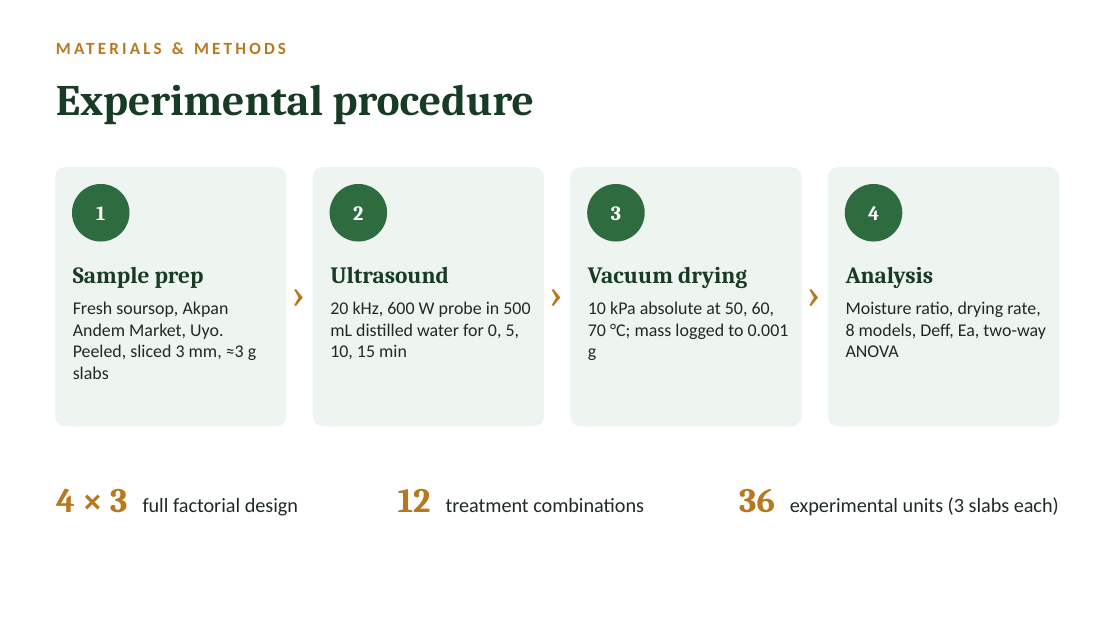
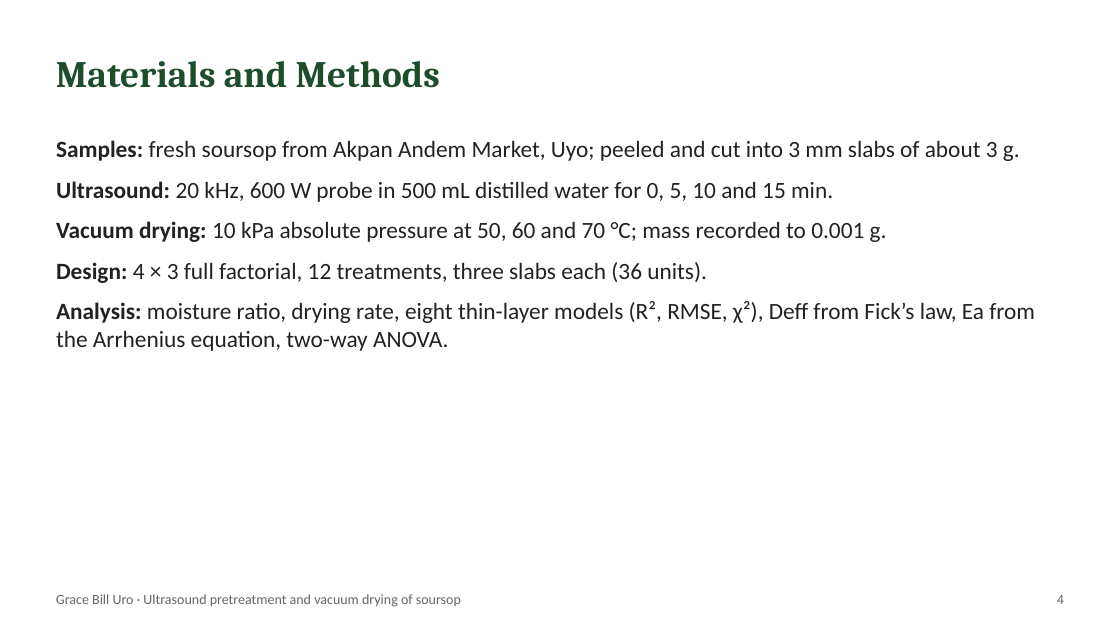
Before and after one commit to BlissNathan1305/turbo-waddle, a slide deck: slide 4 of thesis-presentations/Soursop_Ultrasound_Vacuum_Drying.pptx. Drawn at 1120x630 pixels with LibreOffice and Linux fonts; fonts in the diff are those of the drawing. Boxes give left, top, right and bottom in pixels: in the first picture for what was removed or moved away, otherwise in the second. Text is boxed around its words. In the diff, an @@ line names an element or a change of style, - is before the commit and + after.

```diff
--- a/thesis-presentations/Soursop_Ultrasound_Vacuum_Drying.pptx
+++ b/thesis-presentations/Soursop_Ultrasound_Vacuum_Drying.pptx
@@ text at [56,61,440,88]: text changed; size 11 to 24 pt; font Calibri to Cambria; text colour #B7791F to #1E4D2B @@
-MATERIALS & METHODS
+Materials and Methods
@@ text removed at [56,84,534,125] @@
-Experimental procedure
@@ text added at [56,140,1035,351], 15 pt, text #222222 @@
+• Samples: fresh soursop from Akpan Andem Market, Uyo; peeled and cut into 3 mm slabs of about 3 g.
+• Ultrasound: 20 kHz, 600 W probe in 500 mL distilled water for 0, 5, 10 and 15 min.
+• Vacuum drying: 10 kPa absolute pressure at 50, 60 and 70 °C; mass recorded to 0.001 g.
+• Design: 4 × 3 full factorial, 12 treatments, three slabs each (36 units).
+• Analysis: moisture ratio, drying rate, eight thin-layer models (R², RMSE, χ²), Deff from Fick’s law, Ea from the Arrhenius equation, two-way ANOVA.
@@ rounded rectangle removed at [56,168,286,426] @@
@@ rounded rectangle removed at [314,168,543,426] @@
@@ rounded rectangle removed at [571,168,801,426] @@
@@ rounded rectangle removed at [829,168,1058,426] @@
@@ ellipse removed at [73,185,129,241] @@
@@ text removed at [96,206,105,220] @@
-1
@@ ellipse removed at [330,185,386,241] @@
@@ text removed at [353,206,363,220] @@
-2
@@ ellipse removed at [588,185,644,241] @@
@@ text removed at [611,206,621,220] @@
-3
@@ ellipse removed at [846,185,902,241] @@
@@ text removed at [73,267,204,288] @@
-Sample prep
@@ text removed at [282,263,316,319] @@
-›
@@ text removed at [330,267,449,283] @@
-Ultrasound
@@ text removed at [540,263,573,319] @@
-›
@@ text removed at [588,267,747,288] @@
-Vacuum drying
@@ text removed at [797,263,831,319] @@
-›
@@ text removed at [846,267,934,288] @@
-Analysis
@@ text removed at [73,301,256,379] @@
-Fresh soursop, Akpan Andem Market, Uyo. Peeled, sliced 3 mm, ≈3 g slabs
@@ text removed at [330,323,520,359] @@
-20 kHz, 600 W probe in 500 mL distilled water for 0, 5, 10, 15 min
@@ text removed at [588,323,789,360] @@
-10 kPa absolute at 50, 60, 70 °C; mass logged to 0.001 g
@@ text removed at [846,323,1046,357] @@
-Moisture ratio, drying rate, 8 models, Deff, Ea, two-way ANOVA
@@ text removed at [56,488,298,516] @@
-4 × 3 full factorial design
@@ text removed at [398,489,644,512] @@
-12 treatment combinations
@@ text removed at [739,489,1059,516] @@
-36 experimental units (3 slabs each)
@@ text added at [56,594,461,607], 9 pt, text #666666 @@
+Grace Bill Uro · Ultrasound pretreatment and vacuum drying of soursop
@@ text "4": place and size @@
-text "4" at [868,206,879,220]
+text "4" at [1057,595,1064,604]
@@ text "4" at [1057,595,1064,604]: size 13 to 9 pt, font Cambria to Calibri, text colour #FFFFFF to #666666, bold off; alignment centre to right @@
```
Also in this commit, not shown: 8 other slides changed, 3 slides added, 5 slides removed, 2 other files.
